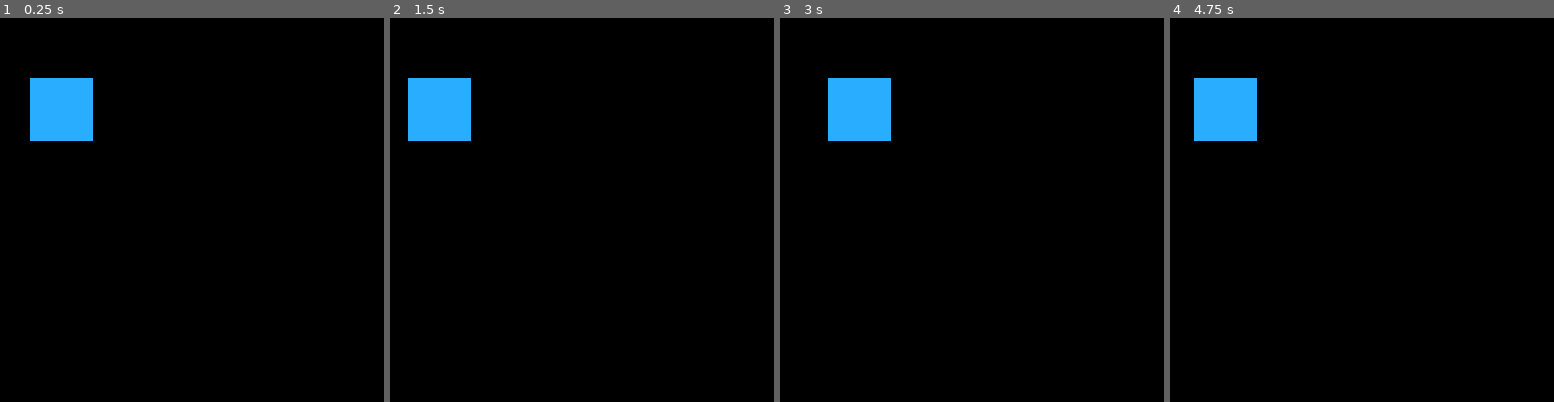
Above: before the commit, frames 1-4 (left to right).
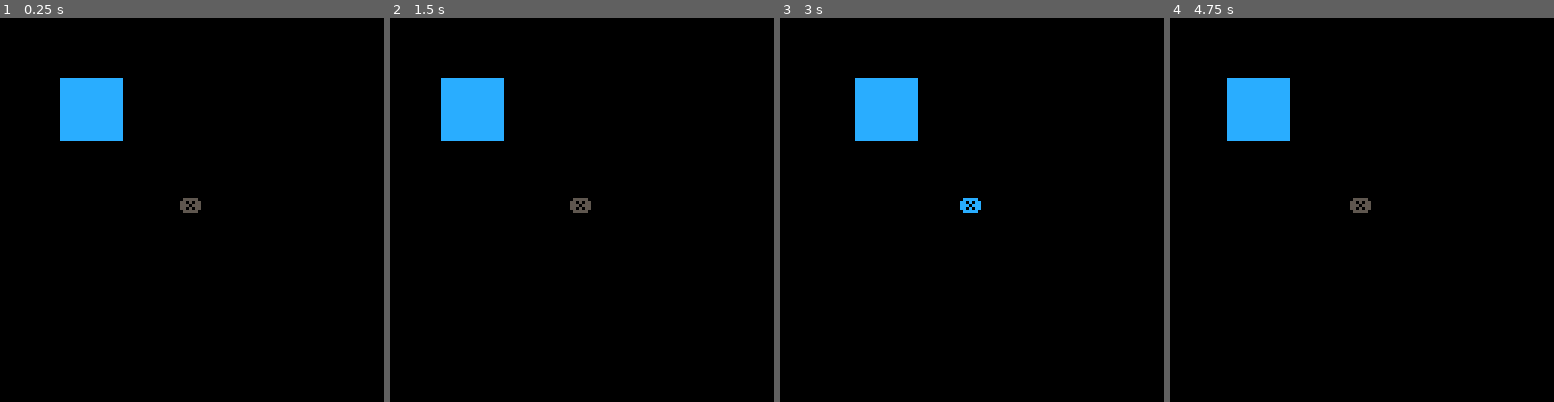
Above: after the commit, the same moments.

Repository: akd-io/pico8
Game: PICO-8 cartridge demos/react-motion-test.p8
Two runs of this game, one before a commit and one after it. Both use one fixed random seed, a clock stepped at 60 frames per second and the inputs below.
Inputs:
- Up to frame 1 (0.25 s): no input
- Up to frame 2 (1.5 s): tap X (X key) at 0.33, 1.07 s
- Up to frame 3 (3 s): tap X (X key) at 1.85, 2.97 s
- Up to frame 4 (4.75 s): tap X (X key) at 4.08 s

The runs differ from the first frame. In frame 1, 2.7% of the frame differs, in the area x 7-53%, y 15-51%; in frame 2, 3.0%, in the area x 4-53%, y 15-51%; in frame 3, 2.5%; in frame 4, 3.0%.

Commit message:
Update cart titles

Diff:
--- a/demos/react-context-test.p8
+++ b/demos/react-context-test.p8
@@ -1,9 +1,9 @@
 pico-8 cartridge // http://www.pico-8.com
 version 42
 __lua__
+-- React Context Test
+-- by akd
 --[[
-  React Context Test
-
   Prints:
     Layer1 context value: Default context value
     Layer4 context value: Default context value
--- a/demos/react-eyeballs.p8
+++ b/demos/react-eyeballs.p8
@@ -1,6 +1,8 @@
 pico-8 cartridge // http://www.pico-8.com
 version 42
 __lua__
+-- React Eyeballs
+-- by akd
 #include ../lib/react.lua
 #include ../lib/array_methods.lua
 #include ../lib/range.lua
--- a/demos/react-motion-test.p8
+++ b/demos/react-motion-test.p8
@@ -1,15 +1,16 @@
 pico-8 cartridge // http://www.pico-8.com
 version 42
 __lua__
---[[
-  React useSpring Test
-]]
+-- React Motion Test
+-- by akd
 #include ../lib/react.lua
 #include ../lib/react-motion.lua
 
 local function App()
-  local targetPosition = btn(❎) and 100 or 10
+  local targetPosition = btn(❎) and 88 or 20
 
+  cls()
+  print("❎", 60, 60, btn(❎) and 12 or 5)
   return {
     { Motion, rectfill, { targetPosition, 20, targetPosition + 20, 40, 12 } }
   }
@@ -17,6 +18,5 @@
 
 function _update60() end
 function _draw()
-  cls()
   renderRoot(App)
 end
--- a/demos/react-player.p8
+++ b/demos/react-player.p8
@@ -1,6 +1,8 @@
 pico-8 cartridge // http://www.pico-8.com
 version 42
 __lua__
+-- React Player
+-- by akd
 #include ../lib/react.lua
 
 local function getRandomCoord()
--- a/demos/react-usememo-test.p8
+++ b/demos/react-usememo-test.p8
@@ -1,9 +1,9 @@
 pico-8 cartridge // http://www.pico-8.com
 version 42
 __lua__
+-- React useMemo Test
+-- by akd
 --[[
-  React useMemo Test
-
   Prints:
     useMemo: Calculated doubleFlooredCount: 0
     App: Count: 0.3 FlooredCount: 0 DoubleFlooredCount: 0
--- a/demos/react-usespring-test.p8
+++ b/demos/react-usespring-test.p8
@@ -1,20 +1,18 @@
 pico-8 cartridge // http://www.pico-8.com
 version 42
 __lua__
---[[
-  React useSpring Test
-]]
+-- React useSpring Test
+-- by akd
 #include ../lib/react.lua
 #include ../lib/react-motion.lua
 
 local function App()
-  local targetPosition = btn(❎) and 100 or 10
+  local targetPosition = btn(❎) and 88 or 20
 
-  local currentPositions, currentVelocities = useSpring({ targetPosition })
-
-  local position = currentPositions[1]
+  local position = useSpring({ targetPosition })[1]
 
   cls()
+  print("❎", 60, 60, btn(❎) and 12 or 5)
   rectfill(position, 20, position + 20, 40, 12)
 end
 
